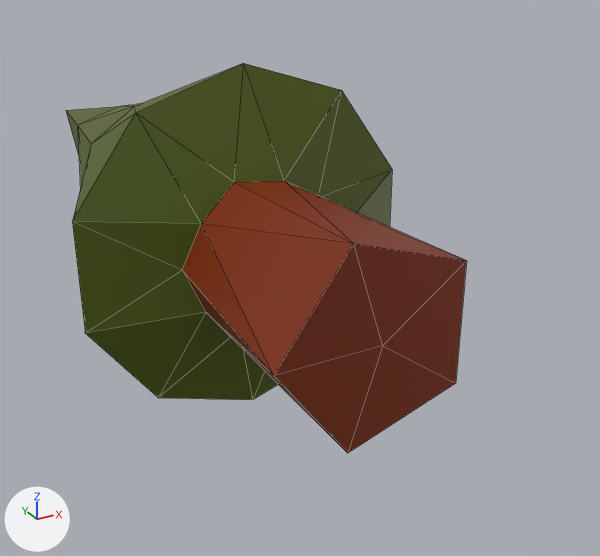
The FBX model racegame/Assets/track/boom spruice.fbx, before and after one commit.
Before and after are seen from a 50 mm camera at (-3.35, -5.04, 3.09) aimed at (1.0, 2.88, -0.87). The lights are fixed; the arrows at lower left show +X, +Y and +Z. Mesh edges are drawn as thin lines. Where no turn or scale is listed for an object, it has been applied to the vertices.
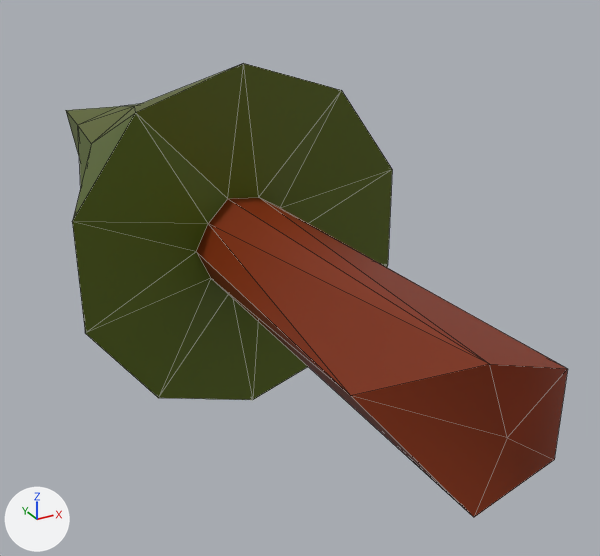
The newer file is also rescaled (x1.37), turned or shifted as a whole; pictures and numbers use the older file's frame.

Boxes [x1, y1, x2, y2] around the edits, measured in the pictures (600 x 556 px; the box of a moved part takes in the faces that stretch with it):
```json
{"object": "Icosphere", "change": "reshaped", "before": [66, 63, 466, 453], "after": [66, 63, 568, 517], "on screen": "25% wider, 16% taller"}
{"part": 1, "of": "me_icosphere", "change": "moved or reshaped", "before": [73, 63, 466, 453], "after": [73, 63, 568, 517]}
```

The change, as JSON lines over the scene's bpy script:
```json
{"block": "me_icosphere", "where": "me_icosphere.from_pydata(...)  # 42 vertices, 80 faces; spans x -1.74..1.74, y -3.03..6.69, z -1.83..1.83"}
{"block": "me_icosphere", "where": "# used by ob_icosphere; location = (0.0, 2.74, -0.02)"}
{"block": "me_icosphere", "change": "me_icosphere part 1"}
{"op": "set", "path": "me_icosphere.vertices[0].co", "old": "(0.0, -3.03, 0.0)", "new": "(0.0, -4.46, 0.0)", "note": "pixel (382, 345) -> pixel (507, 437)"}
{"op": "set", "path": "me_icosphere.vertices[1].co", "old": "(0.67, -0.85, 0.48)", "new": "(0.43, -0.48, 0.31)", "note": "not seen -> pixel (280, 207)"}
{"op": "set", "path": "me_icosphere.vertices[2].co", "old": "(-0.25, -0.85, 0.78)", "new": "(-0.16, -0.48, 0.5)", "note": "pixel (234, 182) -> pixel (227, 198)"}
{"op": "set", "path": "me_icosphere.vertices[3].co", "old": "(-0.82, -0.85, 0.0)", "new": "(-0.53, -0.48, 0.0)", "note": "pixel (182, 270) -> pixel (196, 251)"}
{"op": "set", "path": "me_icosphere.vertices[4].co", "old": "(-0.25, -0.85, -0.78)", "new": "(-0.16, -0.48, -0.5)"}
{"op": "set", "path": "me_icosphere.vertices[5].co", "old": "(0.67, -0.85, -0.48)", "new": "(0.43, -0.48, -0.31)"}
{"op": "set", "path": "me_icosphere.vertices[12].co", "old": "(-0.3, -3.03, 0.91)", "new": "(-0.19, -4.44, 0.59)", "note": "pixel (353, 243) -> pixel (489, 364)"}
{"op": "set", "path": "me_icosphere.vertices[13].co", "old": "(0.78, -3.03, 0.57)", "new": "(0.5, -4.44, 0.36)", "note": "pixel (466, 260) -> pixel (567, 368)"}
{"op": "set", "path": "me_icosphere.vertices[14].co", "old": "(0.24, -0.93, 0.74)", "new": "(0.15, -0.53, 0.48)", "note": "pixel (284, 180) -> pixel (258, 197)"}
{"op": "set", "path": "me_icosphere.vertices[15].co", "old": "(0.78, -0.93, 0.0)", "new": "(0.5, -0.53, 0.0)"}
{"op": "set", "path": "me_icosphere.vertices[16].co", "old": "(0.78, -3.03, -0.57)", "new": "(0.5, -4.44, -0.36)", "note": "pixel (455, 383) -> pixel (554, 459)"}
{"op": "set", "path": "me_icosphere.vertices[17].co", "old": "(-0.96, -3.03, 0.0)", "new": "(-0.62, -3.54, 0.0)", "note": "pixel (273, 375) -> pixel (350, 395)"}
{"op": "set", "path": "me_icosphere.vertices[18].co", "old": "(-0.63, -0.93, 0.46)", "new": "(-0.41, -0.53, 0.29)", "note": "pixel (201, 223) -> pixel (208, 223)"}
{"op": "set", "path": "me_icosphere.vertices[19].co", "old": "(-0.3, -3.03, -0.91)", "new": "(-0.19, -4.44, -0.59)", "note": "pixel (347, 453) -> pixel (473, 517)"}
{"op": "set", "path": "me_icosphere.vertices[20].co", "old": "(-0.63, -0.93, -0.46)", "new": "(-0.41, -0.53, -0.29)", "note": "pixel (205, 312) -> pixel (210, 278)"}
{"op": "set", "path": "me_icosphere.vertices[21].co", "old": "(0.24, -0.93, -0.74)", "new": "(0.15, -0.53, -0.48)"}
```
